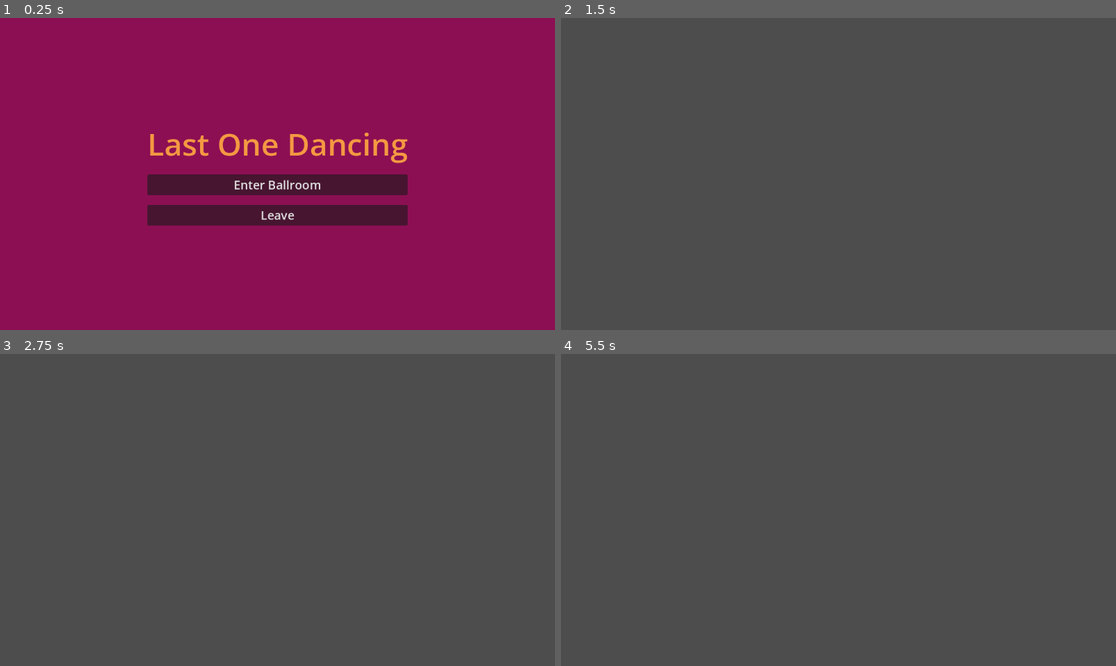
Above: before the commit, frames 1-4 (two rows, left to right).
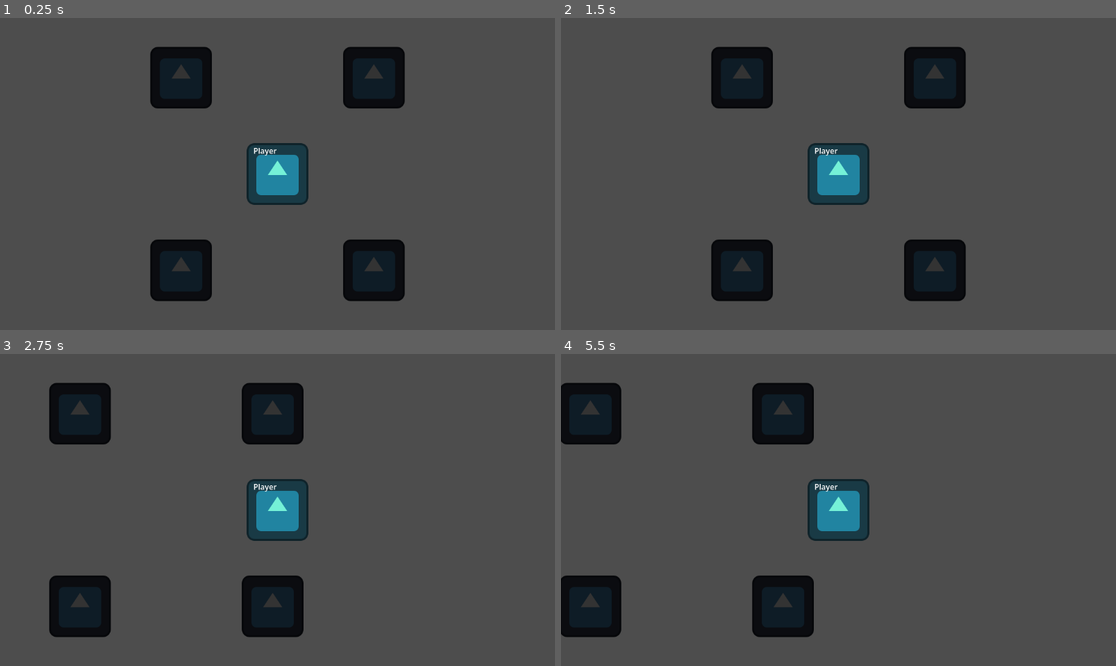
Above: after the commit, the same moments.

Repository: Tijana0/Last-One-Dancing
Game: Godot game, scene res://scenes/network_manager.tscn
Same seed, same stepped clock (60 frames per second), same inputs: the game is played once before the commit and once after it. Before the commit the project starts from res://scenes/main_menu.tscn. The engine's default icon, where the game draws it, is replaced by a stand-in: a white triangle on a blue panel in a dark square.
Inputs (mouse positions are in pixels of both pictures, inside the frame that each line leads up to):
- Up to frame 1 (0.25 s): no input
- Up to frame 2 (1.5 s): click (838, 183) at 0.5 s, where only the run before the commit has a clickable "Enter Ballroom"; click (794, 183) at 1.25 s, where only the run before the commit has a clickable "HOST"
- Up to frame 3 (2.75 s): tap Enter at 2 s; hold Right (ui_right) from 2.03 s (still down)
- Up to frame 4 (5.5 s): release Right (ui_right) at 2.78 s; hold Down (ui_down) 2.78-3.53 s; hold Right (ui_right) 3.53-4.28 s; hold Up (ui_up) 4.28-5.03 s; hold Left (ui_left) from 5.03 s (still down)

The runs differ from the first frame. In frame 1, 100% of the frame differs, in the area x 0-100%, y 0-100%; in frame 2, 11%; in frame 3, 11%; in frame 4, 11%.
Error before the commit: Attempt to call function 'instantiate' in base 'null instance' on a null instance. (res://scripts/managers/game_manager.gd:17)

Commit message:
Update project.godot

Diff:
--- a/project.godot
+++ b/project.godot
@@ -11,7 +11,7 @@
 [application]
 
 config/name="LastOneDancing"
-run/main_scene="uid://vftrq2gfjw17"
+run/main_scene="uid://b4cws048csabv"
 config/features=PackedStringArray("4.6", "Mobile")
 config/icon="res://icon.svg"
 
